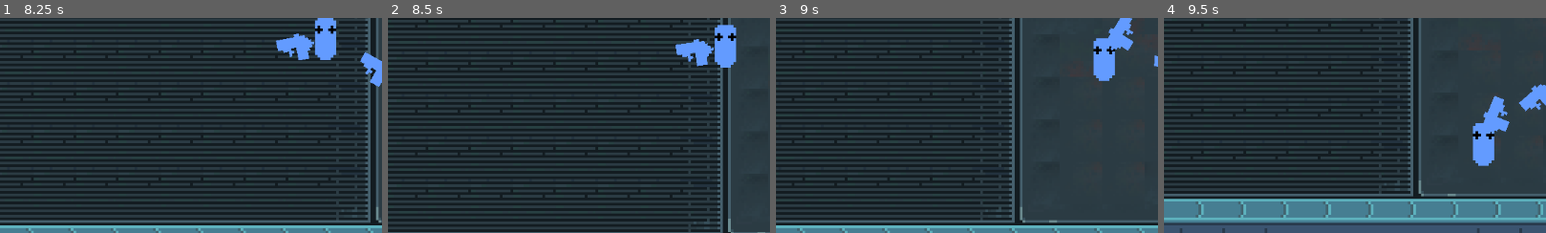
Above: before the commit, frames 1-4 (left to right).
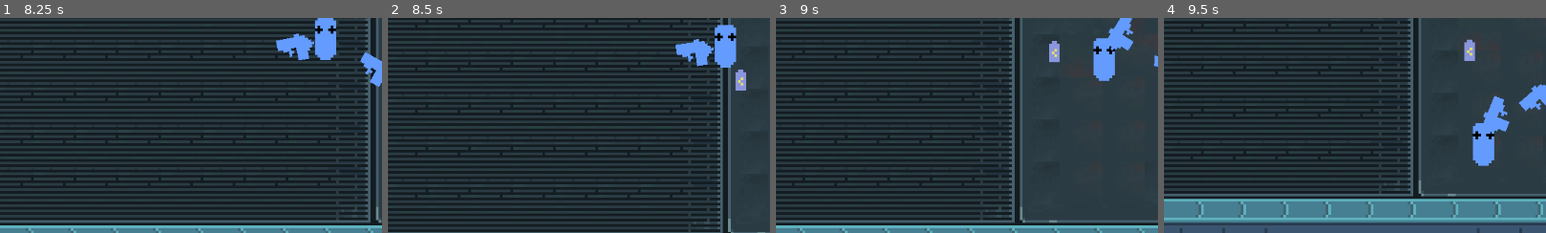
Above: after the commit, the same moments.

Repository: lowmoya/NexusEscape
Game: Godot game, scene res://mainmenu.tscn
Two runs of this game, one before a commit and one after it. Both use one fixed random seed, a clock stepped at 60 frames per second and the inputs below.
Inputs (mouse positions are % of the whole screen's width and height, from its top left):
- Up to frame 1 (8.25 s): click "Start" at 0.5 s; tap Enter at 1.25 s; move the mouse to (72, 45) at 1.27 s; hold D (move_right) 1.28-2.03 s; click (72, 45) at 1.35 s; move the mouse to (30, 55) at 2.02 s; hold S (move_down) 2.03-2.78 s; tap Mouse wheel down (select_left) at 2.1, 5.85 s; move the mouse to (60, 28) at 2.77 s; hold D (move_right) 2.78-3.53 s; tap 1 (select_one) at 2.85, 6.6 s; move the mouse to (45, 70) at 3.52 s; hold W (move_up) 3.53-4.28 s; tap Mouse wheel up (select_right) at 3.6, 7.35 s; move the mouse to (80, 65) at 4.27 s; hold A (move_left) 4.28-5.78 s; tap 2 (select_two) at 4.35, 8.1 s; move the mouse to (20, 35) at 5.02 s; click (20, 35) at 5.1 s; move the mouse to (55, 50) at 5.77 s; hold S (move_down) 5.78-6.53 s; move the mouse to (35, 25) at 6.52 s; hold D (move_right) 6.53-7.28 s; move the mouse to (72, 45) at 7.27 s; hold W (move_up) 7.28-8.03 s; move the mouse to (30, 55) at 8.02 s; hold D (move_right) from 8.03 s (still down)
- Up to frame 2 (8.5 s): keep holding D (move_right)
- Up to frame 3 (9 s): move the mouse to (60, 28) at 8.77 s; release D (move_right) at 8.78 s; hold S (move_down) from 8.78 s (still down); click (60, 28) at 8.85 s
- Up to frame 4 (9.5 s): keep holding S (move_down)
The pictures show only the part of the screen within x 8-58%, y 43-93%; the shares and areas given below are measured in that part.

Frame 1 is identical in both runs. In frame 2, 0.3% of the frame differs, in the area x 91-94%, y 24-34%; in frame 3, 0.3%; in frame 4, 0.3%, in the area x 78-82%, y 9-20%.

Commit message:
Basic item drops

Diff:
--- a/Entities/enemy.gd
+++ b/Entities/enemy.gd
@@ -13,7 +13,7 @@
 	held = get_node("Held")
 	weapon = held.get_node("Gun")
 	player = get_tree().current_scene.get_node("Player")
-
+	health = max_health
 
 
 func _physics_process(delta):
@@ -31,3 +31,7 @@
 	if delay <= 0:
 		weapon.attack()
 		delay = 1
+
+
+func despawn():
+	print("okk")
--- a/Entities/entity.gd
+++ b/Entities/entity.gd
@@ -2,10 +2,20 @@
 
 class_name Entity
 
-@export var health = 5
+@export var max_health = 5
+var health = null
 @export var invincibility_millis = 20
 var last_hit = 0
 var defeated = false
+
+
+func _ready():
+	health = max_health
+
+
+func despawn():
+	pass
+
 
 func damage(amount):
 	if Time.get_ticks_msec() - last_hit < invincibility_millis:
@@ -14,3 +24,4 @@
 	health -= amount
 	if health <= 0:
 		defeated = true
+		despawn()
--- a/Entities/player.gd
+++ b/Entities/player.gd
@@ -3,7 +3,8 @@
 enum {SWORD_WE, GUN_WE, COUNT_WE}
 var held = null
 var weapons = [ null , null]
-@export var energy = 10.
+@export var max_energy = 10.
+var energy = max_energy
 @export var weapon = SWORD_WE
 
 @export var speed = 340
@@ -11,6 +12,7 @@
 var movement = Vector2.ZERO
 
 var time_last = Time.get_ticks_msec()
+
 
 func updateHeld():
 	var offset = get_local_mouse_position()
@@ -40,6 +42,8 @@
 
 func _ready():
 	held = get_node("Held")
+	health = max_health
+	energy = max_energy
 
 	weapons[SWORD_WE] = held.get_node("Sword")
 	weapons[GUN_WE] = held.get_node("Gun")
--- /dev/null
+++ b/Prefabs/drop.tscn
@@ -0,0 +1,35 @@
+[gd_scene load_steps=4 format=3 uid="uid://cpsrckqmt2nor"]
+
+[ext_resource type="Texture2D" uid="uid://dfitiovwrods7" path="res://Resources/battery.png" id="1_kd7sm"]
+[ext_resource type="Texture2D" uid="uid://dxdaafc6ct17d" path="res://Resources/cog.png" id="2_7rtb2"]
+
+[sub_resource type="GDScript" id="GDScript_6v7ot"]
+script/source = "extends Node2D
+
+@export var value = 1
+enum { HEALTH_DROP = 0, ENERGY_DROP }
+var type = null
+
+func _ready():
+	if type == null:
+		print(\"Null typed drop\")
+		queue_free()
+	if type == HEALTH_DROP:
+		get_node(\"Cog\").visible = true
+	elif type == ENERGY_DROP:
+		get_node(\"Battery\").visible = true
+"
+
+[node name="Drop" type="Node2D"]
+script = SubResource("GDScript_6v7ot")
+value = 4
+
+[node name="Battery" type="Sprite2D" parent="."]
+visible = false
+scale = Vector2(4, 4)
+texture = ExtResource("1_kd7sm")
+
+[node name="Cog" type="Sprite2D" parent="."]
+visible = false
+scale = Vector2(4, 4)
+texture = ExtResource("2_7rtb2")
--- a/Prefabs/sword.tscn
+++ b/Prefabs/sword.tscn
@@ -1,8 +1,8 @@
 [gd_scene load_steps=5 format=3 uid="uid://bpisn7glxa323"]
 
 [ext_resource type="Script" path="res://Prefabs/sword.gd" id="1_sk4ed"]
-[ext_resource type="Texture2D" uid="uid://blt4c7ji3qupu" path="res://Prefabs/sword.png" id="2_qlyxa"]
-[ext_resource type="Texture2D" uid="uid://dtrxbqsymwp5a" path="res://Prefabs/swordslash.png" id="3_7qfhr"]
+[ext_resource type="Texture2D" uid="uid://blt4c7ji3qupu" path="res://Resources/sword.png" id="2_qlyxa"]
+[ext_resource type="Texture2D" uid="uid://dtrxbqsymwp5a" path="res://Resources/swordslash.png" id="3_7qfhr"]
 
 [sub_resource type="RectangleShape2D" id="RectangleShape2D_1shhj"]
 size = Vector2(80, 16)
--- a/enemycontroller.gd
+++ b/enemycontroller.gd
@@ -2,14 +2,30 @@
 
 extends Node
 
+enum { HEALTH_DROP = 0, ENERGY_DROP }
+@export var Drop = preload("res://Prefabs/drop.tscn")
+@export var drop_chance = .5
+@export var pickup_range = 20 ** 2
+@export var drag_range = 150 ** 2
+@export var drag_speed = 100
+
+
+var scene = null
+var random = RandomNumberGenerator.new()
+
 @export var seperation_threshold = 200
 @export var seperation_force = 400
 
+var player = null
 var enemies = []
+var drops = []
+
 
 
 func _ready():
-	for i in range (get_child_count()):
+	scene = get_tree().current_scene
+	player = scene.get_node("Player")
+	for i in range(get_child_count()):
 		enemies.append(get_child(i))
 
 
@@ -20,10 +36,47 @@
 		if not enemies[enemy].defeated:
 			enemy += 1
 			continue
+		print(random.randi_range(0, 1))
+
+		if random.randf() < drop_chance:
+			var drop = Drop.instantiate()
+			drop.type = randi_range(0, 1)
+			drop.global_position = enemies[enemy].global_position
+			scene.add_child(drop)
+			drops.append(drop)
+
+
 		enemies[enemy].queue_free()
 		enemy_count -= 1
 		enemies[enemy] = enemies[enemy_count]
 		enemies.pop_back()
+
+
+	var drop_count = len(drops)
+	var drop_index = 0
+	while drop_index < drop_count:
+		print(drop_index, drop_count)
+		var drop = drops[drop_index]
+		if (drop.type == HEALTH_DROP and player.health >= player.max_health) or (
+				drop.type == ENERGY_DROP and player.energy >= player.max_energy):
+			drop_index += 1
+			continue
+		var offset = player.global_position - drop.global_position
+		var difference = offset.x ** 2 + offset.y ** 2
+		if difference < pickup_range:
+			if drop.type == HEALTH_DROP:
+				player.health = min(player.health + drop.value, player.max_health)
+			elif drop.type == ENERGY_DROP:
+				player.energy = min(player.energy + drop.value, player.max_energy)
+			drop.queue_free()
+			drop_count -= 1
+			drops[drop_index] = drops[drop_count]
+			drops.pop_back()
+		elif difference < drag_range:
+			drop.global_position += (player.global_position - drop.global_position).normalized() * drag_speed * delta
+
+		drop_index += 1
+
 
 	for i in range(enemy_count):
 		for j in range(i + 1, enemy_count):
--- a/level1.tscn
+++ b/level1.tscn
@@ -2,7 +2,7 @@
 
 [ext_resource type="Texture2D" uid="uid://k1us1bujfdh2" path="res://Resources/Tilemaps/tilemap lvl 1 and 2.png" id="1_n7jrk"]
 [ext_resource type="Script" path="res://Entities/player.gd" id="2_hb0kh"]
-[ext_resource type="Texture2D" uid="uid://i81owtip0pv6" path="res://Entities/player.png" id="3_juk85"]
+[ext_resource type="Texture2D" uid="uid://i81owtip0pv6" path="res://Resources/player.png" id="3_n2rb2"]
 [ext_resource type="PackedScene" uid="uid://bpisn7glxa323" path="res://Prefabs/sword.tscn" id="4_dkbqr"]
 [ext_resource type="PackedScene" path="res://Prefabs/gun.tscn" id="5_us36x"]
 [ext_resource type="Script" path="res://enemycontroller.gd" id="6_ydln0"]
@@ -478,11 +478,11 @@
 
 [node name="Player" type="CharacterBody2D" parent="." groups=["Good"]]
 script = ExtResource("2_hb0kh")
-health = 10
+max_health = 10
 
 [node name="Sprite" type="Sprite2D" parent="Player"]
 scale = Vector2(4, 4)
-texture = ExtResource("3_juk85")
+texture = ExtResource("3_n2rb2")
 metadata/_edit_lock_ = true
 
 [node name="HitBox" type="CollisionShape2D" parent="Player"]
--- a/mainmenu.tscn
+++ b/mainmenu.tscn
@@ -34,5 +34,4 @@
 layout_mode = 2
 text = "Start"
 
-[connection signal="resized" from="." to="." method="_on_resized"]
 [connection signal="pressed" from="ButtonContainer/TopdownButton" to="." method="_topdown_button"]
Not shown, added: Resources/Sound Effects/player weapons/flamethrower.wav.import
Not shown, added: Resources/Sound Effects/player weapons/gun_empty.wav.import
Not shown, added: Resources/Sound Effects/player weapons/gun_shot_1.wav.import
Not shown, added: Resources/Sound Effects/player weapons/gun_shot_2.wav.import
Not shown, added: Resources/Sound Effects/player weapons/punch_1.wav.import
Not shown, added: Resources/Sound Effects/player weapons/punch_2.wav.import
Not shown, added: Resources/Sound Effects/player weapons/punch_3.wav.import
Not shown, added: Resources/Sound Effects/player weapons/switch_weapon.wav.import
Not shown, added: Resources/Sound Effects/player weapons/sword_slice_1.wav.import
Not shown, added: Resources/Sound Effects/player weapons/sword_slice_2.wav.import
Binary file added: Resources/battery.png
Not shown, changed: Resources/battery.png.import
(and 14 more such lines)
